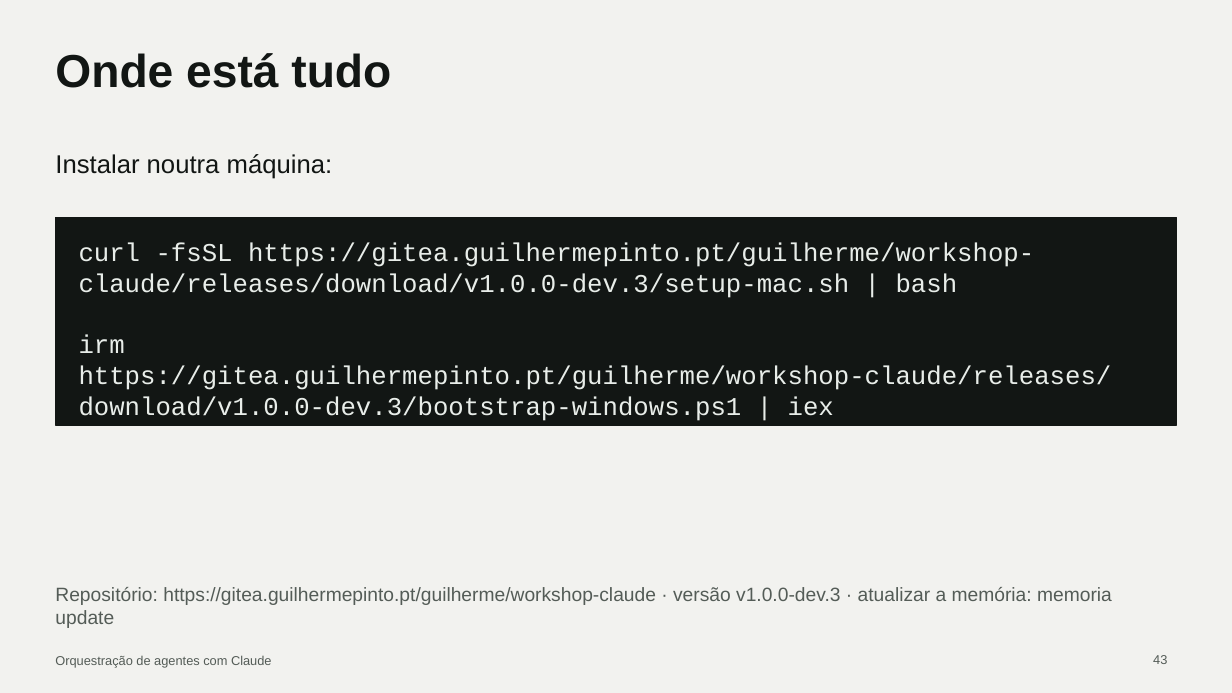
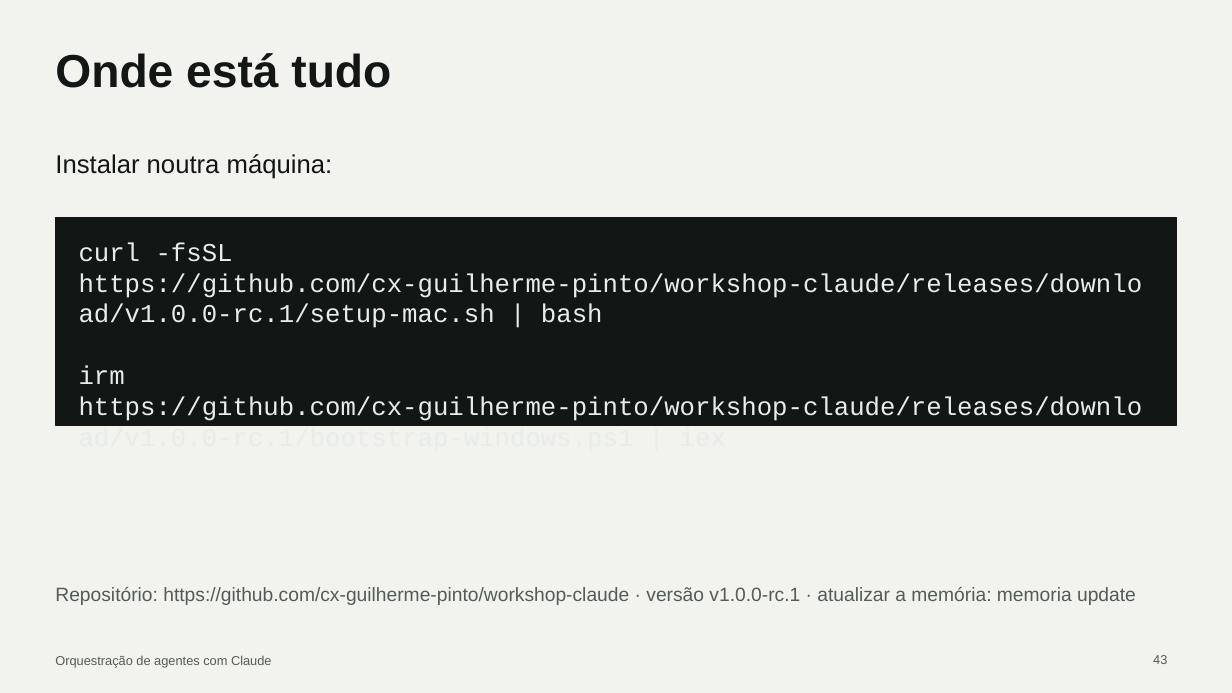
Before and after one commit to cx-guilherme-pinto/workshop-claude, a slide deck: slide 43 of slides/workshop.pptx. Drawn at 1232x693 pixels with LibreOffice and Linux fonts; fonts in the diff are those of the drawing. Boxes give left, top, right and bottom in pixels: in the first picture for what was removed or moved away, otherwise in the second. Text is boxed around its words. In the diff, an @@ line names an element or a change of style, - is before the commit and + after.

Commit message:
Publish on github.com (v1.0.0-rc.1; Memória app v0.4.1)

```diff
--- a/slides/workshop.pptx
+++ b/slides/workshop.pptx
@@ text at [79,242,1143,454]: text changed @@
-curl -fsSL https://gitea.guilhermepinto.pt/guilherme/workshop-claude/releases/download/v1.0.0-dev.3/setup-mac.sh | bash
-irm https://gitea.guilhermepinto.pt/guilherme/workshop-claude/releases/download/v1.0.0-dev.3/bootstrap-windows.ps1 | iex
+curl -fsSL https://github.com/cx-guilherme-pinto/workshop-claude/releases/download/v1.0.0-rc.1/setup-mac.sh | bash
+irm https://github.com/cx-guilherme-pinto/workshop-claude/releases/download/v1.0.0-rc.1/bootstrap-windows.ps1 | iex
@@ text at [55,587,1136,605]: text changed @@
-Repositório: https://gitea.guilhermepinto.pt/guilherme/workshop-claude · versão v1.0.0-dev.3 · atualizar a memória: memoria update
+Repositório: https://github.com/cx-guilherme-pinto/workshop-claude · versão v1.0.0-rc.1 · atualizar a memória: memoria update
```
Also in this commit, not shown: 2 other slides changed, 14 other files.
